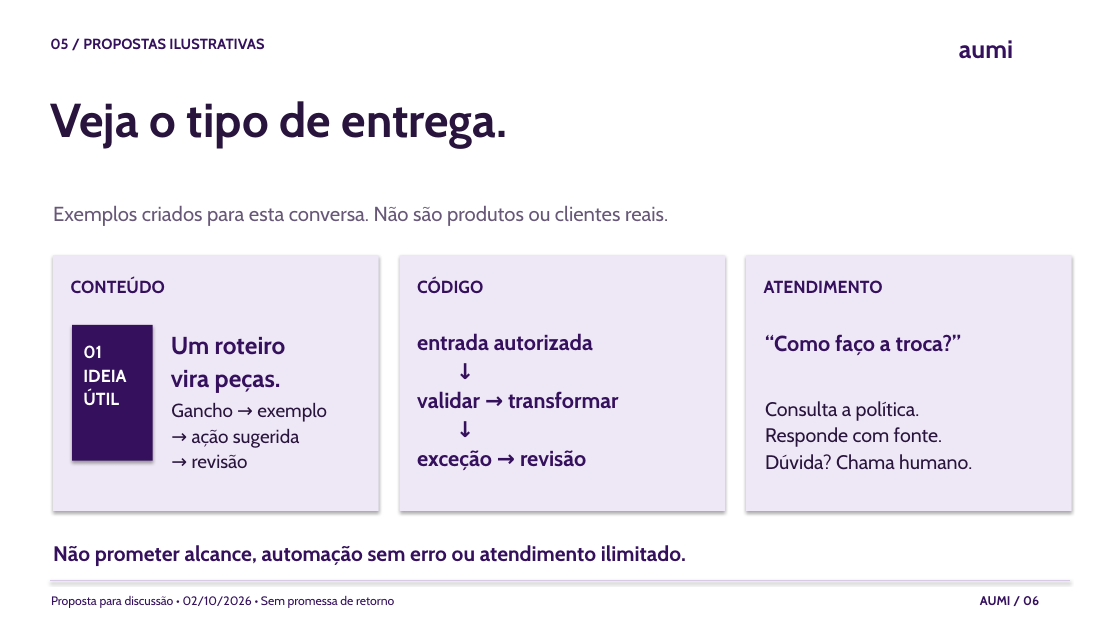
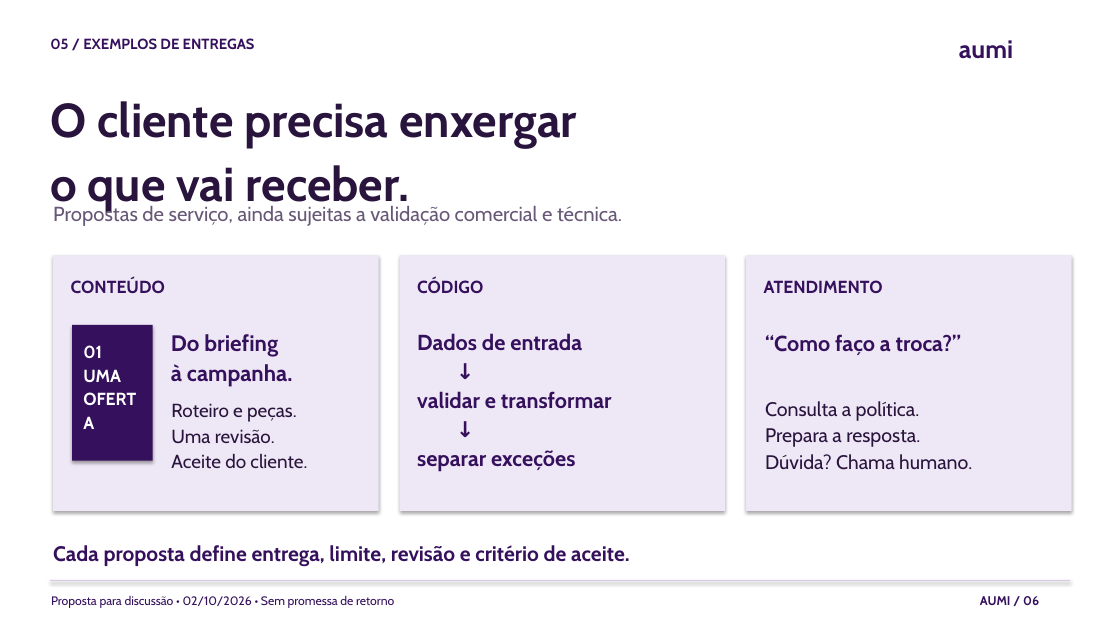
Before and after one commit to juboyy/topologic-business-plan, a slide deck: slide 6 of pitch-deck.pptx. Drawn at 1120x630 pixels with LibreOffice and Linux fonts; fonts in the diff are those of the drawing. Boxes give left, top, right and bottom in pixels: in the first picture for what was removed or moved away, otherwise in the second. Text is boxed around its words. In the diff, an @@ line names an element or a change of style, - is before the commit and + after.

```diff
--- a/pitch-deck.pptx
+++ b/pitch-deck.pptx
@@ text at (50, 38, 255, 50): text changed @@
-05 / PROPOSTAS ILUSTRATIVAS
+05 / EXEMPLOS DE ENTREGAS
@@ text at (50, 101, 577, 213): text changed @@
-Veja o tipo de entrega.
+O cliente precisa enxergar
+o que vai receber.
@@ text at (53, 204, 622, 226): text changed @@
-Exemplos criados para esta conversa. Não são produtos ou clientes reais.
+Propostas de serviço, ainda sujeitas a validação comercial e técnica.
@@ text at (171, 334, 293, 387): text changed; size 21 to 19.2 pt @@
-Um roteiro
-vira peças.
+Do briefing
+à campanha.
@@ text at (417, 333, 582, 351): text changed @@
-entrada autorizada
+Dados de entrada
@@ text at (83, 369, 121, 383): text changed @@
-IDEIA
-ÚTIL
+UMA
+OFERTA
@@ text at (171, 403, 307, 468): text changed @@
-Gancho → exemplo
-→ ação sugerida
-→ revisão
+Roteiro e peças.
+Uma revisão.
+Aceite do cliente.
@@ text at (417, 391, 612, 409): text changed @@
-validar → transformar
+validar e transformar
@@ text at (765, 428, 920, 447): text changed @@
-Responde com fonte.
+Prepara a resposta.
@@ text at (417, 450, 575, 472): text changed @@
-exceção → revisão
+separar exceções
@@ text at (53, 545, 630, 567): text changed @@
-Não prometer alcance, automação sem erro ou atendimento ilimitado.
+Cada proposta define entrega, limite, revisão e critério de aceite.
```
Also in this commit, not shown: 18 other slides changed, 1 slide added, 1 slide removed, 4 other files.
